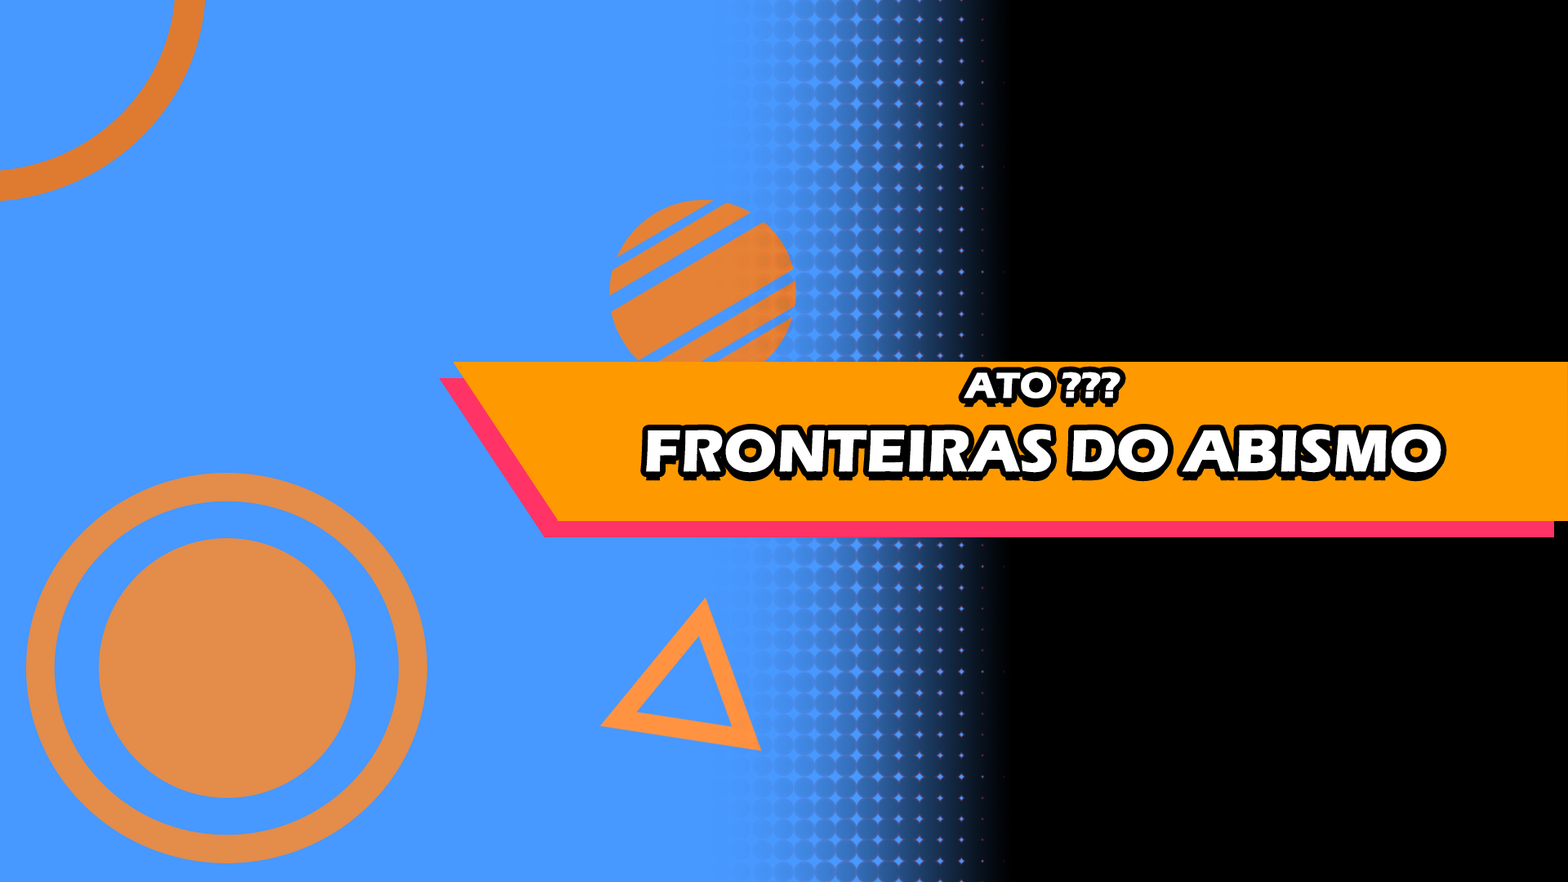
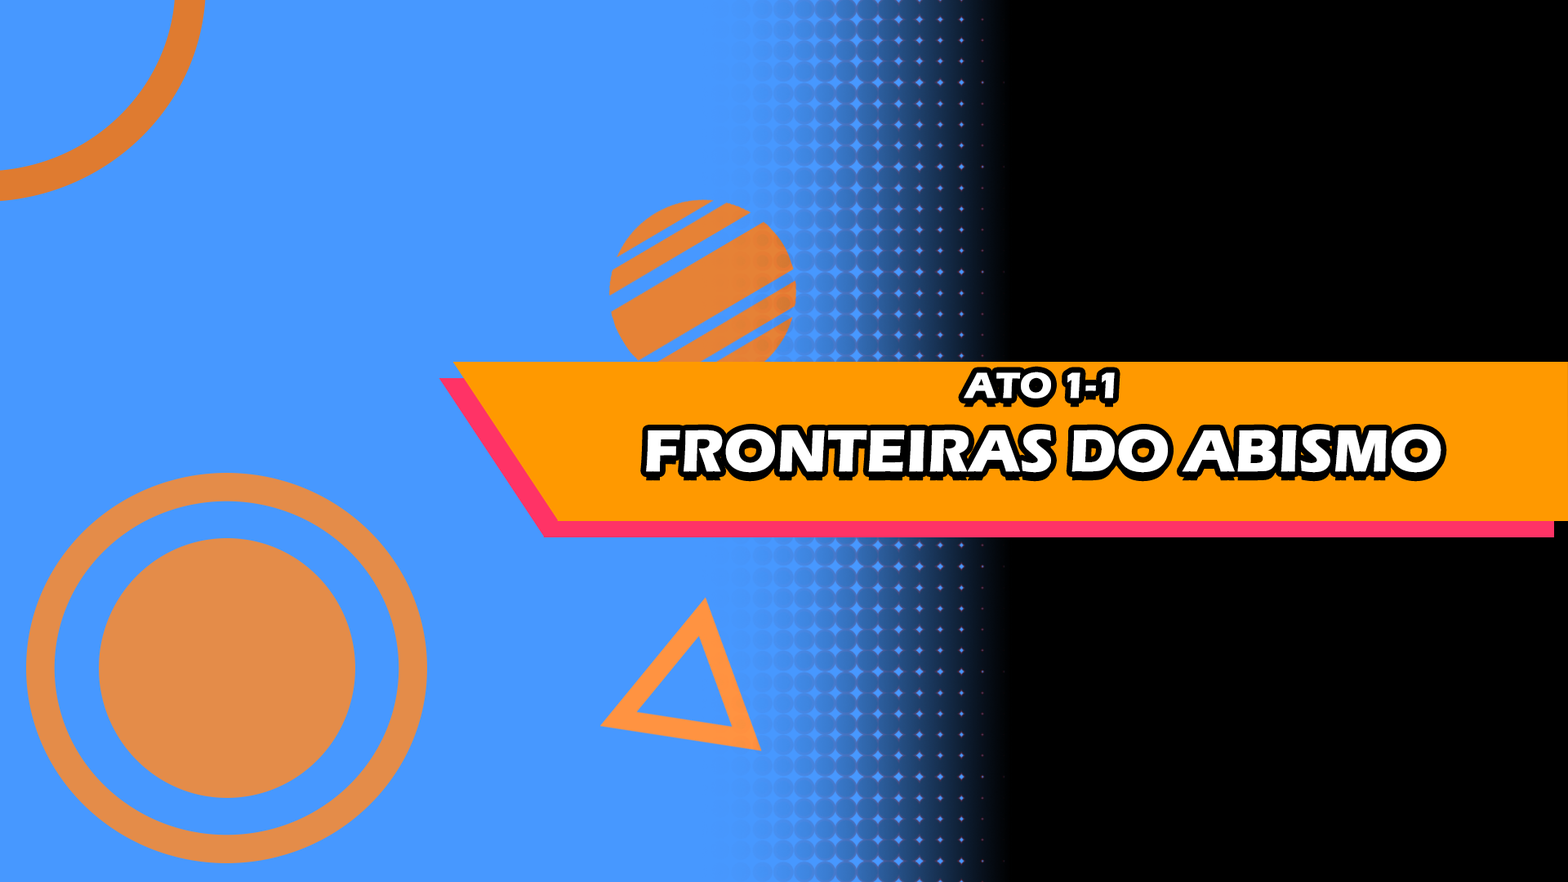
Two versions of the same layered image (1568×882). Layer-by-layer changes:
renamed "ATO ??? FRONTEIRAS DO ABISMO" to "ATO 1-1 FRONTEIRAS DO ABISMO", painted on it over <box>957,371,1127,408</box>